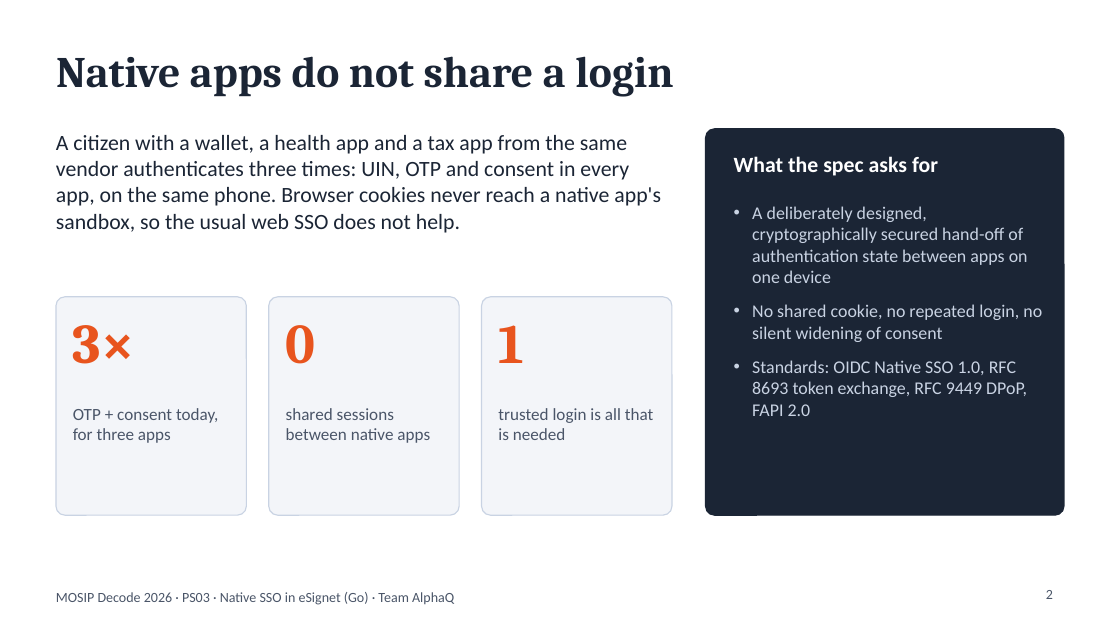
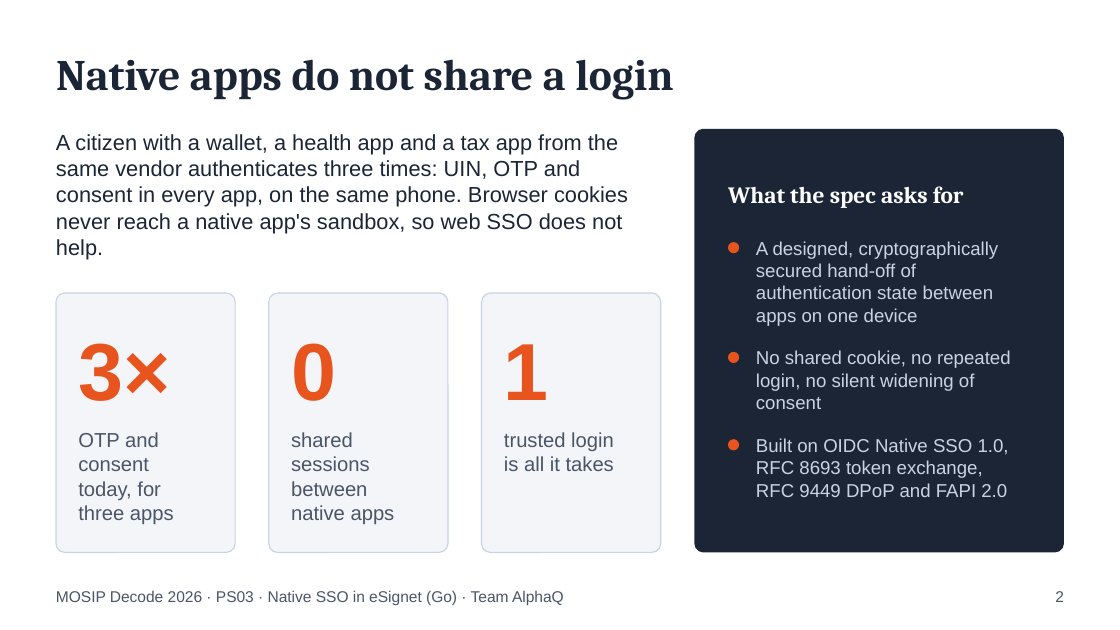
Before and after one commit to DevAnuragT/mosip-decode-2026-native-sso, a slide deck: slide 2 of docs/pitch-deck.pptx. Drawn at 1120x630 pixels with LibreOffice and Linux fonts; fonts in the diff are those of the drawing. Boxes give left, top, right and bottom in pixels: in the first picture for what was removed or moved away, otherwise in the second. Text is boxed around its words. In the diff, an @@ line names an element or a change of style, - is before the commit and + after.

Commit message:
Pitch deck rebuilt: measured text layout, Georgia/Arial, unique shape ids for Quick Look, labelled architecture, cropped screenshots

```diff
--- a/docs/pitch-deck.pptx
+++ b/docs/pitch-deck.pptx
@@ text at [56,134,628,259]: text changed; font Calibri to Arial @@
-A citizen with a wallet, a health app and a tax app from the same vendor authenticates three times: UIN, OTP and consent in every app, on the same phone. Browser cookies never reach a native app's sandbox, so the usual web SSO does not help.
+A citizen with a wallet, a health app and a tax app from the
+same vendor authenticates three times: UIN, OTP and
+consent in every app, on the same phone. Browser cookies
+never reach a native app's sandbox, so web SSO does not
+help.
@@ rounded rectangle: place and size @@
-rounded rectangle at [706,129,1064,515]
+rounded rectangle at [694,129,1064,552]
@@ rounded rectangle at [694,129,1064,552]: outline #1B2535 0.75 pt to none; proportions changed @@
@@ text "What the spec asks for": place and size @@
-text "What the spec asks for" at [734,156,938,176]
+text "What the spec asks for" at [728,186,964,208]
@@ text "What the spec asks for" at [728,186,964,208]: size 14 to 15 pt, font Calibri to Cambria @@
@@ ellipse added at [728,242,739,253], fill #E8541E @@
@@ text at [756,241,999,326]: text changed; size 11.5 to 12 pt; font Calibri to Arial @@
-• A deliberately designed, cryptographically secured hand-off of authentication state between apps on one device
-• No shared cookie, no repeated login, no silent widening of consent
-• Standards: OIDC Native SSO 1.0, RFC 8693 token exchange, RFC 9449 DPoP, FAPI 2.0
+A designed, cryptographically
+secured hand-off of
+authentication state between
+apps on one device
@@ rounded rectangle: place and size @@
-rounded rectangle at [56,297,246,515]
+rounded rectangle at [56,293,235,553]
@@ rounded rectangle: place and size @@
-rounded rectangle at [269,297,459,515]
+rounded rectangle at [269,293,448,553]
@@ proportions changed in 3 elements at [56,293,235,553], [269,293,448,553], [482,293,661,553] @@
@@ rounded rectangle: place and size @@
-rounded rectangle at [482,297,672,515]
+rounded rectangle at [482,293,661,553]
@@ text "3×": place and size @@
-text "3×" at [73,325,135,364]
+text "3×" at [78,343,170,401]
@@ size 36 to 52 pt, font Cambria to Arial; vertical alignment top to middle in 3 elements at [504,344,549,400], [78,343,170,401], [291,343,336,401] @@
@@ text "0": place and size @@
-text "0" at [286,325,316,364]
+text "0" at [291,343,336,401]
@@ text "1": place and size @@
-text "1" at [498,325,524,363]
+text "1" at [504,344,549,400]
@@ ellipse added at [728,352,739,363], fill #E8541E @@
@@ text added at [756,350,1011,409], 12 pt, text #C9D3E3 @@
+No shared cookie, no repeated
+login, no silent widening of
+consent
@@ text at [78,432,174,524]: text changed; size 11 to 13 pt; font Calibri to Arial @@
-OTP + consent today, for three apps
+OTP and
+consent
+today, for
+three apps
@@ text "shared sessions between native apps": place and size @@
-text "shared sessions between native apps" at [286,408,430,443]
+text "shared sessions between native apps" at [291,432,395,524]
@@ text "shared sessions between native apps" at [291,432,395,524]: size 11 to 13 pt, font Calibri to Arial @@
@@ text at [504,432,614,471]: text changed; size 11 to 13 pt; font Calibri to Arial @@
-trusted login is all that is needed
+trusted login
+is all it takes
@@ ellipse added at [728,439,739,450], fill #E8541E @@
@@ text added at [756,438,1009,497], 12 pt, text #C9D3E3 @@
+Built on OIDC Native SSO 1.0,
+RFC 8693 token exchange,
+RFC 9449 DPoP and FAPI 2.0
@@ text "MOSIP Decode 2026 · PS03 ..." at [56,590,564,605]: size 9 to 10 pt, font Calibri to Arial @@
@@ page number: place and size @@
-page number at [1046,590,1053,599]
+page number at [1055,591,1064,602]
@@ page number at [1055,591,1064,602]: size 9 to 10 pt, font Calibri to Arial; vertical alignment top to middle @@
```
Also in this commit, not shown: 12 other slides changed, 6 other files.
